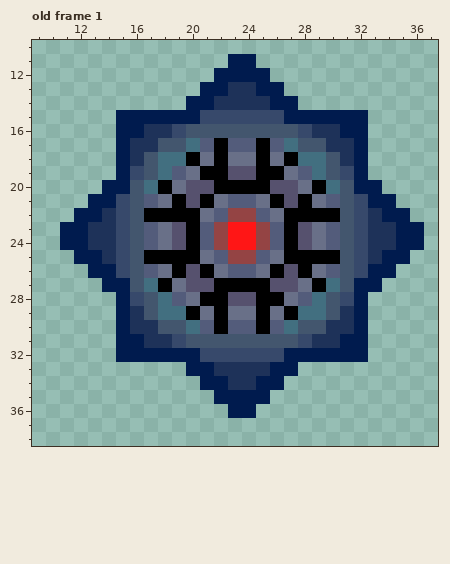
Pixel-art file, stored at Sprites/ThunderDrone.aseprite. Above, as it was before the edit.
48x48 pixels, 21 frames. Shown: old frame 1: x 9..37, y 10..38. The commit also changed other frames, which this record leaves out.
The result:
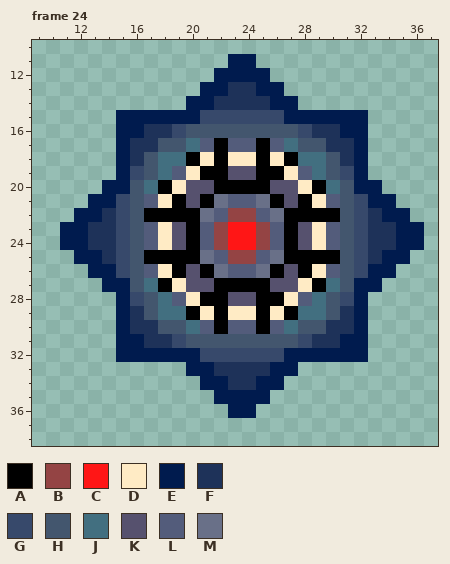
Palette (. is transparent): A #000000  B #944444  C #ff1616  D #ffebc5  E #001b4e  F #1e3259  G #37496b  H #43566e  J #426f80  K #56516e  L #535c7b  M #697088
A new or re-ordered frame is compared with the old frame closest to it.
Change:
frames 21 -> 27
Frame 24 is new; against old frame 1:
y 18: x 21 M -> D; x 23..24 MM -> DD; x 26 M -> D
y 19: x 20 M -> D; x 27 M -> D
y 20: x 19 M -> D; x 28 M -> D
y 21: x 18 M -> D; x 29 M -> D
y 23..24: x 18 M -> D; x 29 M -> D
y 26: x 18 M -> D; x 29 M -> D
y 27: x 19 M -> D; x 28 M -> D
y 28: x 20 M -> D; x 27 M -> D
y 29: x 21 M -> D; x 23..24 MM -> DD; x 26 M -> D
